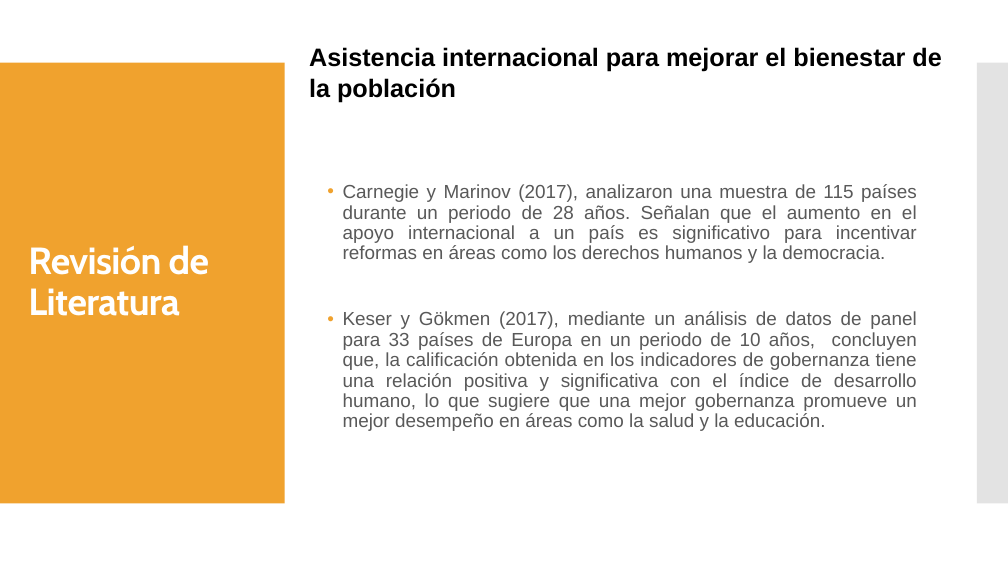
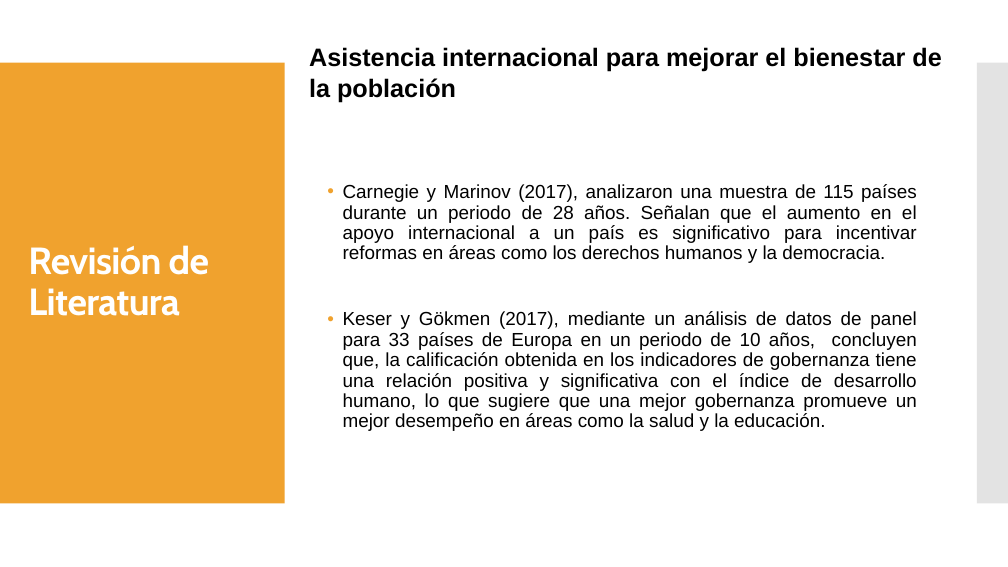
Before and after one commit to oemc/PES_research, a slide deck: slide 6 of Trabajo final/El efecto de la Asistencia Oficial para el desarrollo.pptx. Drawn at 1008x567 pixels with LibreOffice and Linux fonts; fonts in the diff are those of the drawing. Boxes give left, top, right and bottom in pixels: in the first picture for what was removed or moved away, otherwise in the second. Text is boxed around its words. In the diff, an @@ line names an element or a change of style, - is before the commit and + after.

```diff
--- a/Trabajo final/El efecto de la Asistencia Oficial para el desarrollo.pptx
+++ b/Trabajo final/El efecto de la Asistencia Oficial para el desarrollo.pptx
@@ text "Carnegie y Marinov (2017), analizaron ..." at (343, 184, 917, 431): text colour #595959 to #000000 @@
```
Also in this commit, not shown: 2 other slides changed.
